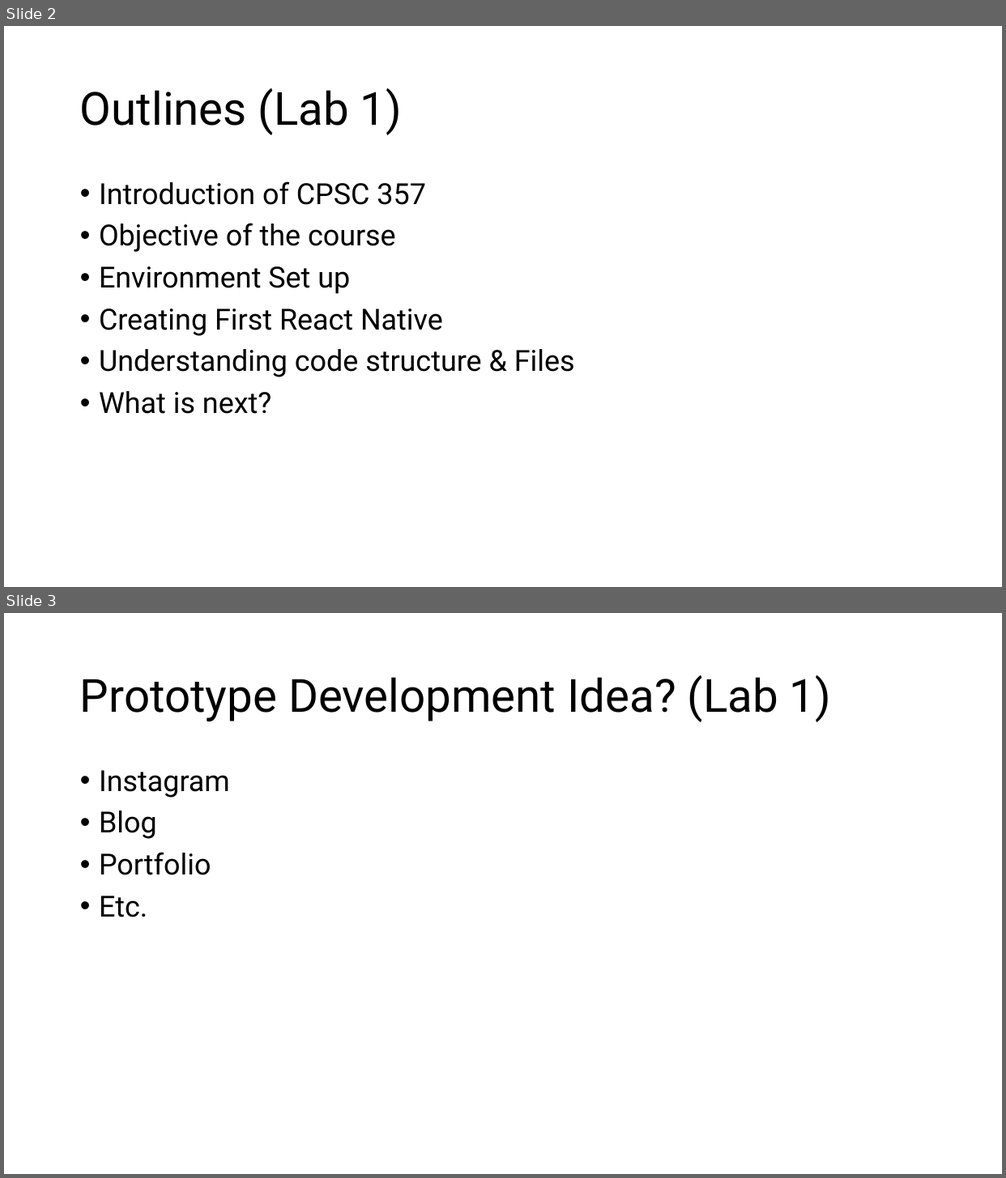
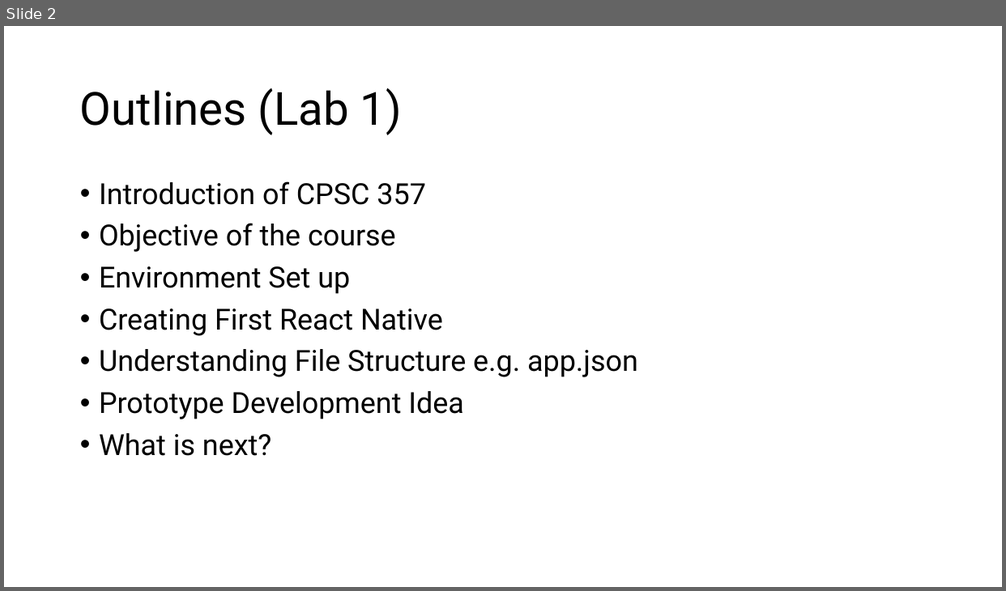
Before and after one commit to neonbranch/CPSC-357-Lab, a slide deck: common/CPSC357_Lectures.pptx. Shown one above the other, each under a label of ours: slides 2 and 3 before the commit, slide 2 after it. The pictures are 1006x1178 and 1006x591 pixels, drawn with LibreOffice and Linux fonts; fonts in the diff are those of the drawing. Boxes give left, top, right and bottom in pixels: in the first picture for what was removed or moved away, otherwise in the second. Text is boxed around its words. In the diff, an @@ line names an element or a change of style, - is before the commit and + after.

```diff
--- a/common/CPSC357_Lectures.pptx
+++ b/common/CPSC357_Lectures.pptx
@@ slide 3 removed at (4,613,1002,1174), background #FFFFFF @@
@@ title removed at (80,675,831,722) @@
-Prototype Development Idea? (Lab 1)
@@ text removed at (99,770,230,918) @@
-• Instagram
-• Blog
-• Portfolio
-• Etc.
@@ slide 2 changed as well @@
@@ text at (99,349,638,420): text changed @@
-• Understanding code structure & Files
+• Understanding File Structure e.g. app.json
+• Prototype Development Idea
```
Also in this commit, not shown: 3 other slides changed, 2 slides added, 20 other files.
